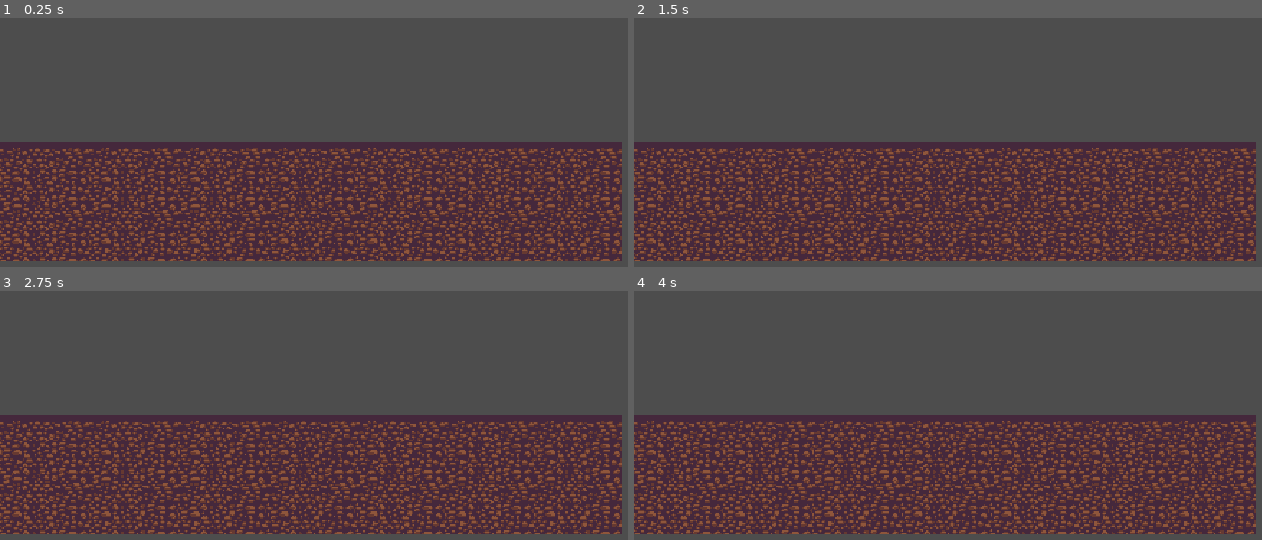
Above: before the commit, frames 1-4 (two rows, left to right).
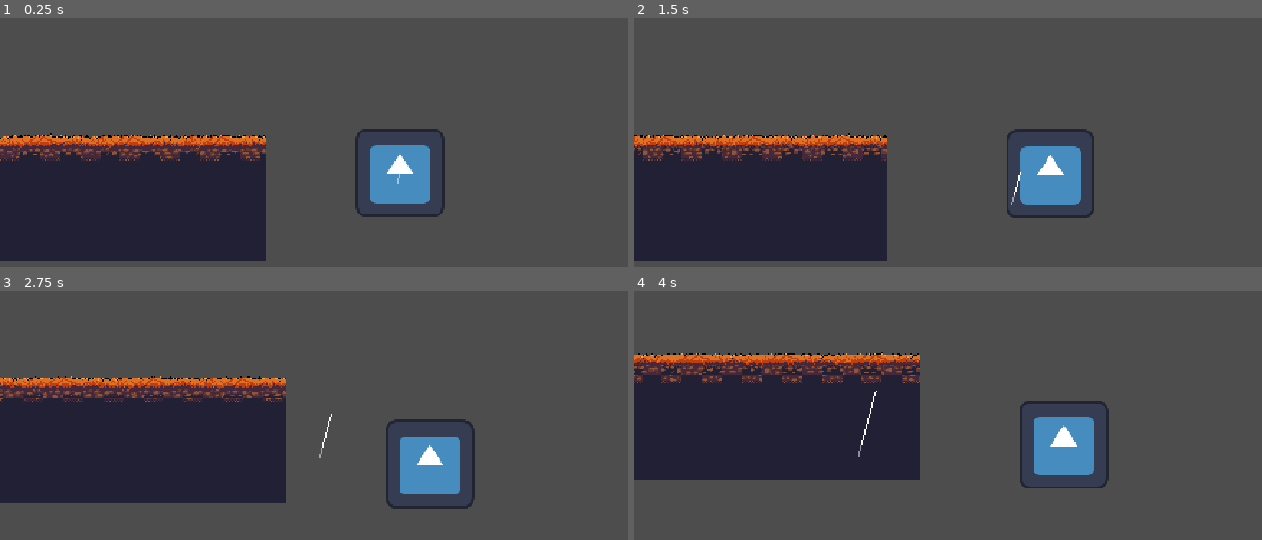
Above: after the commit, the same moments.

Repository: avycado13/cozyfall-game
Game: Godot game, scene res://scenes/main.tscn
Two runs of this game, one before a commit and one after it. Both use one fixed random seed, a clock stepped at 60 frames per second and the inputs below. Before the commit the project starts from res://scenes/node.tscn. The engine's default icon, where the game draws it, is replaced by a stand-in: a white triangle on a blue panel in a dark square.
Inputs:
- Up to frame 1 (0.25 s): no input
- Up to frame 2 (1.5 s): tap Enter (ui_accept) at 0.5, 0.77 s; hold Right (ui_right) 0.53-1.28 s; hold Down (down, bound only after the commit) from 1.28 s (still down)
- Up to frame 3 (2.75 s): tap Enter (ui_accept) at 1.52 s; release Down (down, bound only after the commit) at 2.03 s; hold Right (ui_right) from 2.03 s (still down)
- Up to frame 4 (4 s): release Right (ui_right) at 2.78 s; hold Up (up, bound only after the commit) 2.78-3.53 s; tap Enter (ui_accept) at 3.02, 3.77 s; hold Left (ui_left) from 3.53 s (still down)

The runs differ from the first frame. In frame 1, 46% of the frame differs, in the area x 0-100%, y 44-98%; in frame 2, 47%; in frame 3, 53%; in frame 4, 58%, in the area x 0-100%, y 24-98%.
Error after the commit: Parse Error: Identifier "camera" not declared in the current scope. (res://scripts/dirt_bg.gd:7)

Commit message:
cool camera stuff

Diff:
--- a/project.godot
+++ b/project.godot
@@ -11,7 +11,7 @@
 [application]
 
 config/name="cozyfall-game"
-run/main_scene="uid://bhss2rc30pepk"
+run/main_scene="uid://bavja34jmfnk7"
 config/features=PackedStringArray("4.7", "GL Compatibility")
 config/icon="res://icon.svg"
 
@@ -19,6 +19,54 @@
 
 window/stretch/mode="canvas_items"
 window/stretch/aspect="expand"
+
+[input]
+
+left={
+"deadzone": 0.2,
+"events": [Object(InputEventKey,"resource_local_to_scene":false,"resource_name":"","device":-1,"window_id":0,"alt_pressed":false,"shift_pressed":false,"ctrl_pressed":false,"meta_pressed":false,"pressed":false,"keycode":0,"physical_keycode":4194319,"key_label":0,"unicode":0,"location":0,"echo":false,"script":null)
+]
+}
+right={
+"deadzone": 0.2,
+"events": [Object(InputEventKey,"resource_local_to_scene":false,"resource_name":"","device":-1,"window_id":0,"alt_pressed":false,"shift_pressed":false,"ctrl_pressed":false,"meta_pressed":false,"pressed":false,"keycode":0,"physical_keycode":4194321,"key_label":0,"unicode":0,"location":0,"echo":false,"script":null)
+]
+}
+up={
+"deadzone": 0.2,
+"events": [Object(InputEventKey,"resource_local_to_scene":false,"resource_name":"","device":-1,"window_id":0,"alt_pressed":false,"shift_pressed":false,"ctrl_pressed":false,"meta_pressed":false,"pressed":false,"keycode":0,"physical_keycode":4194320,"key_label":0,"unicode":0,"location":0,"echo":false,"script":null)
+]
+}
+down={
+"deadzone": 0.2,
+"events": [Object(InputEventKey,"resource_local_to_scene":false,"resource_name":"","device":-1,"window_id":0,"alt_pressed":false,"shift_pressed":false,"ctrl_pressed":false,"meta_pressed":false,"pressed":false,"keycode":0,"physical_keycode":4194322,"key_label":0,"unicode":0,"location":0,"echo":false,"script":null)
+]
+}
+left_click={
+"deadzone": 0.2,
+"events": [Object(InputEventMouseButton,"resource_local_to_scene":false,"resource_name":"","device":-1,"window_id":0,"alt_pressed":false,"shift_pressed":false,"ctrl_pressed":false,"meta_pressed":false,"button_mask":1,"position":Vector2(435, 53),"global_position":Vector2(454, 149),"factor":1.0,"button_index":1,"canceled":false,"pressed":true,"double_click":false,"script":null)
+]
+}
+right_click={
+"deadzone": 0.2,
+"events": [Object(InputEventMouseButton,"resource_local_to_scene":false,"resource_name":"","device":-1,"window_id":0,"alt_pressed":false,"shift_pressed":false,"ctrl_pressed":false,"meta_pressed":false,"button_mask":2,"position":Vector2(624, 7),"global_position":Vector2(643, 103),"factor":1.0,"button_index":2,"canceled":false,"pressed":true,"double_click":false,"script":null)
+]
+}
+escape={
+"deadzone": 0.2,
+"events": [Object(InputEventKey,"resource_local_to_scene":false,"resource_name":"","device":-1,"window_id":0,"alt_pressed":false,"shift_pressed":false,"ctrl_pressed":false,"meta_pressed":false,"pressed":false,"keycode":0,"physical_keycode":4194305,"key_label":0,"unicode":0,"location":0,"echo":false,"script":null)
+]
+}
+rotate_right={
+"deadzone": 0.2,
+"events": [Object(InputEventKey,"resource_local_to_scene":false,"resource_name":"","device":-1,"window_id":0,"alt_pressed":false,"shift_pressed":false,"ctrl_pressed":false,"meta_pressed":false,"pressed":false,"keycode":0,"physical_keycode":68,"key_label":0,"unicode":100,"location":0,"echo":false,"script":null)
+]
+}
+rotate_left={
+"deadzone": 0.2,
+"events": [Object(InputEventKey,"resource_local_to_scene":false,"resource_name":"","device":-1,"window_id":0,"alt_pressed":false,"shift_pressed":false,"ctrl_pressed":false,"meta_pressed":false,"pressed":false,"keycode":0,"physical_keycode":65,"key_label":0,"unicode":97,"location":0,"echo":false,"script":null)
+]
+}
 
 [physics]
 
--- /dev/null
+++ b/scenes/camera_man.tscn
@@ -0,0 +1,21 @@
+[gd_scene format=3 uid="uid://d3jisgvbyl820"]
+
+[ext_resource type="Script" uid="uid://cijpnfdv7mljl" path="res://scripts/camera_man.gd" id="1_av3pn"]
+[ext_resource type="Texture2D" uid="uid://4q335xxs2p" path="res://icon.svg" id="2_4d3j1"]
+
+[sub_resource type="CircleShape2D" id="CircleShape2D_4itki"]
+
+[node name="Camera Man" type="CharacterBody2D" unique_id=142650103]
+script = ExtResource("1_av3pn")
+
+[node name="Fake collision" type="CollisionShape2D" parent="." unique_id=1983715638]
+shape = SubResource("CircleShape2D_4itki")
+disabled = true
+
+[node name="Camera" type="Camera2D" parent="." unique_id=677112602]
+limit_enabled = false
+position_smoothing_enabled = true
+position_smoothing_speed = 2.0
+
+[node name="Sprite2D" type="Sprite2D" parent="." unique_id=95434849]
+texture = ExtResource("2_4d3j1")
--- /dev/null
+++ b/scenes/ground.tscn
@@ -0,0 +1,40 @@
+[gd_scene format=3 uid="uid://bhss2rc30pepk"]
+
+[ext_resource type="Texture2D" uid="uid://bs6lpai2aseyc" path="res://assets/minerals.png" id="1_1ywih"]
+[ext_resource type="Script" uid="uid://bwstyysmuwero" path="res://scripts/dirt_bg.gd" id="2_ct7o8"]
+[ext_resource type="Texture2D" uid="uid://cgxsrwouioe1o" path="res://assets/stones.png" id="3_vjnaj"]
+[ext_resource type="Texture2D" uid="uid://f1x565nk5pht" path="res://assets/darkness.png" id="4_hokwi"]
+[ext_resource type="Texture2D" uid="uid://cty6wwppgxi2" path="res://assets/grass.png" id="5_6ra5r"]
+
+[sub_resource type="TileSetAtlasSource" id="TileSetAtlasSource_qhfa5"]
+texture = ExtResource("1_1ywih")
+0:0/0 = 0
+1:0/0 = 0
+2:0/0 = 0
+3:0/0 = 0
+
+[sub_resource type="TileSet" id="TileSet_4itki"]
+sources/1 = SubResource("TileSetAtlasSource_qhfa5")
+
+[node name="Ground" type="Node" unique_id=2071370031]
+
+[node name="TileMapLayer" type="TileMapLayer" parent="." unique_id=1335299417]
+tile_set = SubResource("TileSet_4itki")
+
+[node name="Parallax2D" type="Parallax2D" parent="." unique_id=761306451]
+z_index = -10
+repeat_size = Vector2(128, 0)
+repeat_times = 5
+script = ExtResource("2_ct7o8")
+
+[node name="Dirt" type="Sprite2D" parent="Parallax2D" unique_id=1287424320]
+z_index = -2
+texture = ExtResource("3_vjnaj")
+
+[node name="Darkness" type="Sprite2D" parent="Parallax2D" unique_id=1341649452]
+z_index = 4
+texture = ExtResource("4_hokwi")
+
+[node name="Grass" type="Sprite2D" parent="Parallax2D" unique_id=353815110]
+z_index = 5
+texture = ExtResource("5_6ra5r")
--- a/scenes/main.tscn
+++ b/scenes/main.tscn
@@ -1,10 +1,14 @@
 [gd_scene format=3 uid="uid://bavja34jmfnk7"]
 
 [ext_resource type="PackedScene" uid="uid://bj4a76wl6nsp8" path="res://scenes/branch.tscn" id="1_j5px3"]
+[ext_resource type="PackedScene" uid="uid://bhss2rc30pepk" path="res://scenes/ground.tscn" id="2_0wfyh"]
+[ext_resource type="PackedScene" uid="uid://d3jisgvbyl820" path="res://scenes/camera_man.tscn" id="3_sugp2"]
 
 [node name="root" type="Node2D" unique_id=1779071880]
 
 [node name="meow" parent="." unique_id=783635948 instance=ExtResource("1_j5px3")]
+z_index = 7
 
-[node name="Camera2D" type="Camera2D" parent="." unique_id=1316004996]
-zoom = Vector2(4, 4)
+[node name="Ground" parent="." unique_id=2071370031 instance=ExtResource("2_0wfyh")]
+
+[node name="Camera Man" parent="." unique_id=142650103 instance=ExtResource("3_sugp2")]
--- a/scenes/node.tscn
+++ /dev/null
@@ -1,36 +0,0 @@
-[gd_scene format=3 uid="uid://bhss2rc30pepk"]
-
-[ext_resource type="Texture2D" uid="uid://cgxsrwouioe1o" path="res://assets/stones.png" id="1_ignic"]
-[ext_resource type="Texture2D" uid="uid://bs6lpai2aseyc" path="res://assets/minerals.png" id="2_dondh"]
-[ext_resource type="Script" uid="uid://bwstyysmuwero" path="res://scripts/dirt_bg.gd" id="3_dondh"]
-
-[sub_resource type="TileSetAtlasSource" id="TileSetAtlasSource_qhfa5"]
-texture = ExtResource("2_dondh")
-0:0/0 = 0
-1:0/0 = 0
-2:0/0 = 0
-3:0/0 = 0
-
-[sub_resource type="TileSet" id="TileSet_4itki"]
-sources/1 = SubResource("TileSetAtlasSource_qhfa5")
-
-[node name="Node" type="Node" unique_id=2071370031]
-
-[node name="CharacterBody2D" type="CharacterBody2D" parent="." unique_id=1203579023]
-
-[node name="Sprite2D" type="Sprite2D" parent="CharacterBody2D" unique_id=359287624]
-
-[node name="TileMapLayer" type="TileMapLayer" parent="." unique_id=1335299417]
-tile_set = SubResource("TileSet_4itki")
-
-[node name="Parallax2D" type="Parallax2D" parent="." unique_id=761306451 node_paths=PackedStringArray("camera")]
-z_index = -10
-repeat_size = Vector2(128, 0)
-repeat_times = 5
-script = ExtResource("3_dondh")
-camera = NodePath("../Camera2D")
-
-[node name="Dirt" type="Sprite2D" parent="Parallax2D" unique_id=1287424320]
-texture = ExtResource("1_ignic")
-
-[node name="Camera2D" type="Camera2D" parent="." unique_id=1496781470]
--- /dev/null
+++ b/scripts/camera_man.gd
@@ -0,0 +1,21 @@
+extends CharacterBody2D
+
+var max_speed = 300
+var acceleration = 100
+const SPEED = 300.0
+const JUMP_VELOCITY = -400.0
+var Camera_position = Vector2(0,0)
+func _process(delta: float) -> void:
+	Camera_position = $Camera.global_position
+
+func _physics_process(delta: float) -> void:
+	# Get the input direction and handle the movement/deceleration.
+	# As good practice, you should replace UI actions with custom gameplay actions.
+	var direction=Input.get_vector("left","right","up","down")
+	var target_velocity=direction*max_speed
+	if direction!=Vector2.ZERO:
+		velocity=velocity.move_toward(target_velocity,acceleration*delta)
+	else:
+		velocity=velocity.move_toward(target_velocity,acceleration*delta)
+#move and slide
+	move_and_slide()
--- a/scripts/dirt_bg.gd
+++ b/scripts/dirt_bg.gd
@@ -1,27 +1,26 @@
 extends Parallax2D
 
-@export var camera: Camera2D
 
-func _ready():
-	if not camera:
+
+func _ready() -> void:
+	var camera_position = $"../../Camera Man".Camera_position
+	if camera == null:
 		push_warning("Please assign a Camera2D to the Parallax2D node!")
 		return
 
-	# 1. Get the vertical size of the viewport (taking camera zoom into account)
-	var viewport_height = get_viewport_rect().size.y / camera.zoom.y
-	var viewport_size = get_viewport_rect().size / camera.zoom
+	var viewport_size := get_viewport_rect().size
+	var viewport_height := viewport_size.y / camera.zoom.y
+	var viewport_width := viewport_size.x / camera.zoom.x
 
+	# Position the Parallax2D at the bottom quarter of the camera view.
+	global_position.y = (
+		camera.global_position.y
+		+ viewport_height / 2.0
+		- viewport_height / 4.0
+	)
 
-	# 2. Calculate the Y position for the bottom 1/4th of the screen
-	# (Center of camera + half the viewport height drops us to the very bottom,
-	# then we subtract 1/4th of the screen height to move it up slightly)
-	var bottom_quarter_y = camera.global_position.y + (viewport_height / 2.0) - (viewport_height / 4.0)
-
-	# 3. Anchor the background to this vertical position
-	global_position.y = bottom_quarter_y
-
-	if repeat_size.x > 0:
-		var count_needed = ceil(viewport_size.x / repeat_size.x) + 4
+	# Make sure the repeated texture covers the viewport.
+	if repeat_size.x > 0.0:
+		var count_needed := int(ceil(viewport_width / repeat_size.x)) + 4
 		repeat_times = count_needed
-
 		screen_offset.x = -(count_needed * repeat_size.x) / 2.0
--- a/scripts/node_2d.gd
+++ b/scripts/node_2d.gd
@@ -18,9 +18,9 @@
 		current_pos -= Vector2(sin(instance.rotation),-cos(instance.rotation)) * 16
 		instance.modulate.a = 1
 		init_stick()
-	elif Input.is_action_just_pressed("ui_left"):
+	elif Input.is_action_just_pressed("rotate_left"):
 		instance.rotation += deg_to_rad(30)
-	elif Input.is_action_just_pressed("ui_right"):
+	elif Input.is_action_just_pressed("rotate_right"):
 		instance.rotation -= deg_to_rad(30)
 
 
Not shown, added: scripts/camera_man.gd.uid
